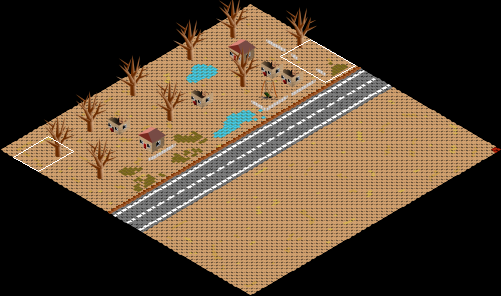
An edit to a level. Tiled map, hcg/resources/maps/maps/tutorial_map.tmx. The picture above shows the old version from afar; the outline marks the close-up.
Close-up. Before:
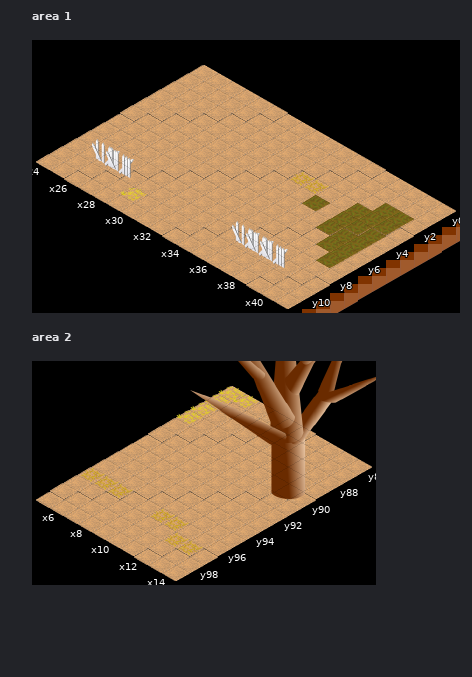
Cells are 55x32 px. Isometric: x runs down to the right, y down to the left. Shown: area 1 x 24..41, y 0..11; area 2 x 5..14, y 86..99. The commit also changed other parts of the map, which this record leaves out.
After:
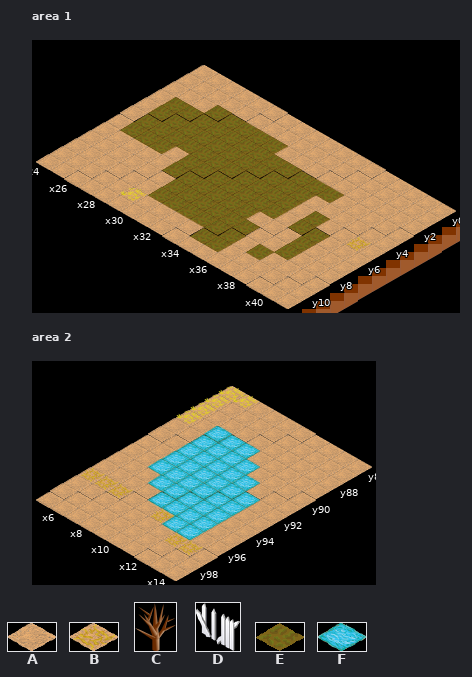
Key: from "dried-grass": A 0, B 2; from "suburbs": C 6 "tree_dead_01", D 7 "picket_fence_eastwest"; from "toxicsldudgebubbling": E 0 "sludgebubbling1"; from "wateranimated": F 0.
_ is an empty cell, . an unchanged one.
What changed:
--- layer "Base layer", area 1
@@ x 25..38 @@
- 2 ..AAAAA.......
- 3 AAAAAAAAABBA..
- 4 AAAAAAAAAAA...
- 5 AAAAAAAAAAA.A.
- 6 AAA.AAAAAAA.AA
- 7 ....AAAAAA...A
- 8 .....AAAAAA..A
- 9 .....AAAAAA.A.
-10 .........AA...
+ 2 .._____.......
+ 3 ____________..
+ 4 ___________...
+ 5 ___________._.
+ 6 ___._______.__
+ 7 ....______..._
+ 8 .....______.._
+ 9 .....______._.
+10 .........__...
--- layer "Water layer", area 1
@@ x 25..40 @@
- 2 .._____.......EE
- 3 ____________.EEE
- 4 ___________E.EEE
- 5 ___________._EEE
- 6 ___._______.__EE
- 7 ....______..._.E
- 8 .....______.._..
- 9 .DD..______DDD..
-10 .........__.....
+ 2 ..EEEEE.......__
+ 3 EEEEEEEEEEEE.___
+ 4 EEEEEEEEEEE_.___
+ 5 EEEEEEEEEEE.E___
+ 6 EEE.EEEEEEE.EE__
+ 7 ....EEEEEE...E._
+ 8 .....EEEEEE..E..
+ 9 .__..EEEEEE_E_..
+10 .........EE.....
--- layer "Base layer", area 2
@@ x 7..12 @@
- 89 AAA...
- 90 AAAA..
- 91 AAAAA.
- 92 AAAAAA
- 93 AAAAAA
- 94 .AAAAA
- 95 ..AAAA
- 96 ....BA
+ 89 ___...
+ 90 ____..
+ 91 _____.
+ 92 ______
+ 93 ______
+ 94 ._____
+ 95 ..____
+ 96 ....__
--- layer "Water layer", area 2
@@ x 7..12 @@
- 89 ___...
- 90 ____..
- 91 _____.
- 92 ______
- 93 ___C__
- 94 ._____
- 95 ..____
- 96 ....__
+ 89 FFF...
+ 90 FFFF..
+ 91 FFFFF.
+ 92 FFFFFF
+ 93 FFFFFF
+ 94 .FFFFF
+ 95 ..FFFF
+ 96 ....FF
Pixel boxes of the changes (left, top, right, bottom) in both close-ups:
changed: (92, 97, 414, 268)
changed: (148, 361, 376, 540)
